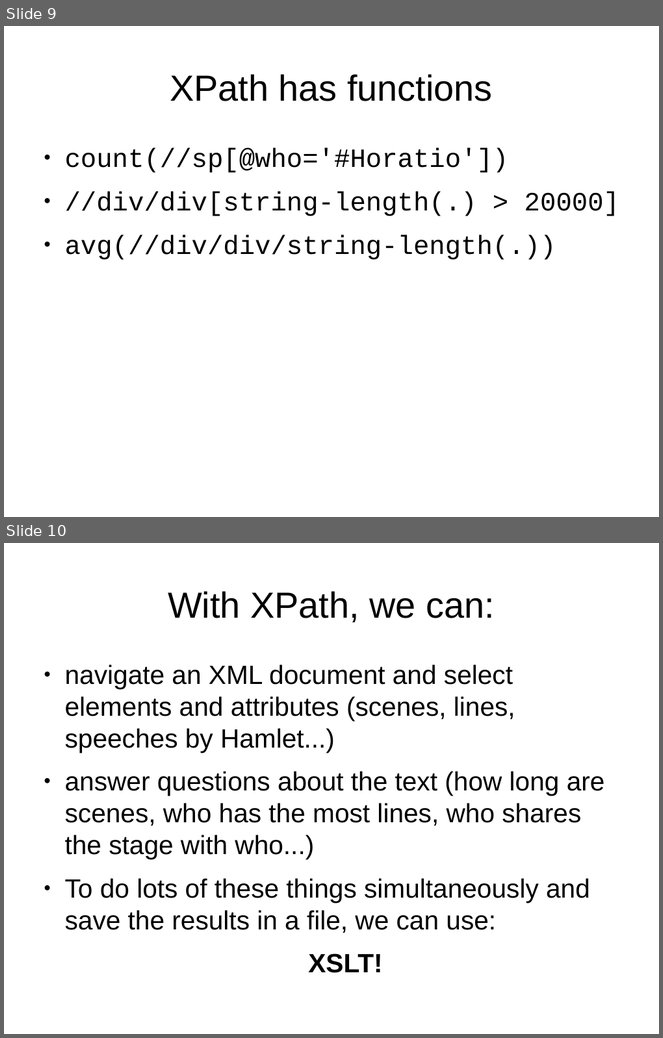
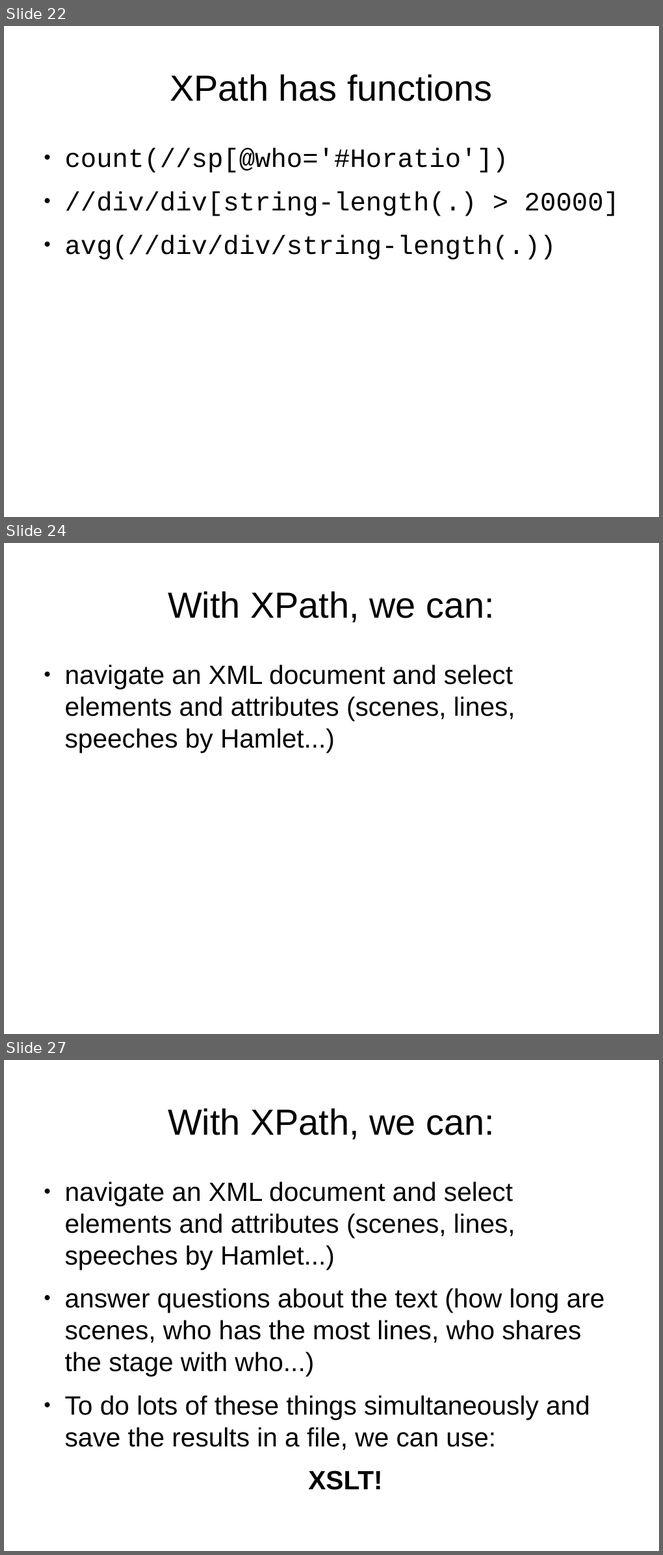
Before and after one commit to martindholmes/XSLT_workshops, a slide deck: intro/presentations/01_xpath_intro.odp. Shown one above the other, each under a label of ours: slides 9 and 10 before the commit, slides 22, 24 and 27 after it; the slides between them are not shown. The pictures are 663x1038 and 663x1555 pixels, drawn with LibreOffice and Linux fonts; fonts in the diff are those of the drawing. Boxes give left, top, right and bottom in pixels: in the first picture for what was removed or moved away, otherwise in the second. Text is boxed around its words. In the diff, an @@ line names an element or a change of style, - is before the commit and + after.

```diff
--- a/intro/presentations/01_xpath_intro.odp
+++ b/intro/presentations/01_xpath_intro.odp
@@ slide 24 added at <box>4,543,659,1034</box>, background #FFFFFF @@
@@ title added at <box>168,591,495,622</box>, 44 pt, text #000000 @@
+With XPath, we can:
@@ text added at <box>65,665,516,752</box>, 32 pt, text #000000 @@
+● navigate an XML document and select elements and attributes (scenes, lines, speeches by Hamlet...)
@@ what was slide 9 is now slide 22 @@
@@ what was slide 10 is now slide 27 @@
```
Also in this commit, not shown: 1 slide changed, 16 other slides added, 3 other files.
